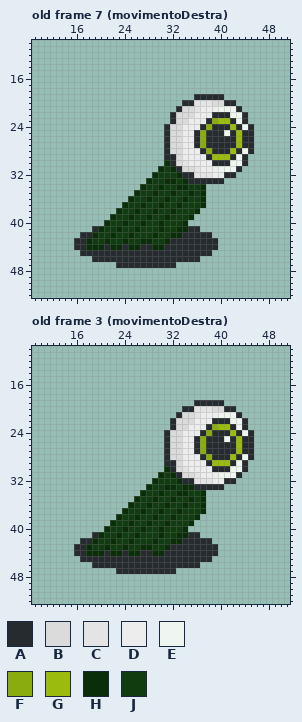
Edited in one commit: pixel-art file (ProgettoGameDevelopment/Assets/Sprites/Parassita/ParassitaProva_Design_E_Animazioni.ase). This is how it looked before the edit.
128x128 pixels, 32 frames. Colours within 5 levels of each other are drawn and written as one. Shown: old frame 7 (movimentoDestra): x 9..51, y 10..52; old frame 3 (movimentoDestra): x 9..51, y 10..52. The commit also changed other frames, which this record leaves out.
Visible layers, top first: "Parassita", "Ombra".
Palette (. is transparent): A #252b2e  B #dbdbdb  C #e4e4e4  D #ededed  E #eff6ef  F #8bac0f  G #9bbc0f  H #0a2e0a  J #113b11
Pixels before, old frame 7 (movimentoDestra), first column x 16:
19 ....................AAAAA.....
20 ..................AACCCBBAA...
21 .................ABBCDDDEEEA..
22 ................ABBBDDDAAAEEA.
23 ................ABBDDDAFGGAEA.
24 ...............ABBDDDAFAAAGAEA
25 ...............ABBDDAFAAAEAGAA
26 ...............ABBDDAFAAAAAGAA
27 ...............ABBDDAFAAAAAGAA
28 ...............ABBDDDAFAAAGAEA
29 ...............AABDDDDAGGGAEA.
30 ...............HABCDDDDAAAEEA.
31 ..............HJHABBCDDDEEEA..
32 .............HJJJHAACCCDDAA...
33 ............HJJHHJHAAAAAA.....
34 ...........HJJHJJHHJJH........
35 ..........HJJHJJHJJHJH........
36 .........HJJHJJHJJHJJH........
37 ........HJJHJJHJJHJJJH........
38 .......HJJHJJHJJHJJJH.........
39 ......HJJHJJHJJHJJJH..........
40 .....HJJHJJHJJHJJJH...........
41 ...AHJJHJJHJJJHJJHHAA.........
42 .AAHJJHJJHJJJHJJHHAAAAA.......
43 AAHJJHJJHJJHHJJHAAAAAAAA......
44 AAHHHAHHAHHAAHHAAAAAAAAA......
45 .AAAAAAAAAAAAAAAAAAAAAA.......
46 ...AAAAAAAAAAAAAAAAAA.........
47 .......AAAAAAAAAA.............
Pixels before, old frame 3 (movimentoDestra), first column x 16:
19 ....................AAAAA.....
20 ..................AACCCBBAA...
21 .................ABBCDDDEEEA..
22 ................ABBBDDDAAAEEA.
23 ................ABBDDDAFGGAEA.
24 ...............ABBDDDAFAAAGAEA
25 ...............ABBDDAFAAAEAGAA
26 ...............ABBDDAFAAAAAGAA
27 ...............ABBDDAFAAAAAGAA
28 ...............ABBDDDAFAAAGAEA
29 ...............AABDDDDAGGGAEA.
30 ...............HABCDDDDAAAEEA.
31 ..............HJHABBCDDDEEEA..
32 .............HJJJHAACCCDDAA...
33 ............HJJHHJHHAAAAA.....
34 ...........HJJHJJHHJJH........
35 ..........HJJHJJHJJHJH........
36 .........HJJHJJHJJHJJH........
37 ........HJJHJJHJJHJJJH........
38 .......HJJHJJHJJHJJJH.........
39 ......HJJHJJHJJHJJJH..........
40 .....HJJHJJHJJHJJJH...........
41 ...AHJJHJJHJJJHJJHHAA.........
42 .AAHJJHJJHJJJHJJHHAAAAA.......
43 AAHJJHJJHJJHHJJHAAAAAAAA......
44 AAHHHAHHAHHAAHHAAAAAAAAA......
45 .AAAAAAAAAAAAAAAAAAAAAA.......
46 ...AAAAAAAAAAAAAAAAAA.........
47 .......AAAAAAAAAA.............
New version:
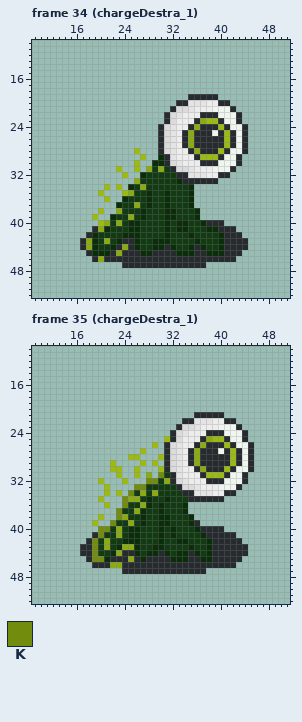
Colours new in this view: K #728d0d
A new or re-ordered frame is compared with the old frame closest to it.
Commit message: Layer tiles e parassita
What changed:
frames 32 -> 39
Changed rows in their new state; - is an unchanged pixel.
Frame 34 (chargeDestra_1) is new; against old frame 7 (movimentoDestra), layers "Parassita", "Ombra":
first column x 16:
19 -------------------A----.-----
20 -----------------A-C--DDA-.---
21 ----------------AB-CD--E--A.--
22 ---------------ABCDD-AA-EE-A.-
23 ---------------ABDD-AFGGAEEA.-
24 --------------ABCD-AF-A-G-EEA.
25 --------------ABCDAF-A-E-G-E-.
26 --------------ABCDAF-A---G-E-.
27 --------------ABCDAF-A---G-E-.
28 ----------G---ABCD-AF-A-G-EEA.
29 -----------G--H-CD--AGG-AEEA.-
30 ----------G--HHABCD--AA-EE-A.-
31 -------G--G-FJF-AB-CD--E--A.--
32 --------G--HJJ---A-C--D-A-.---
33 ----------FJJ--JJHA-----.-----
34 -----G-G-HJF--J--JJH..--------
35 ----G---GFJ-HJ-HJ---..--------
36 -----G--HJ--------JH..--------
37 -------HJ-FJH-JH-J-H..--------
38 ----G--F--JH-J-H--------------
39 ---G-----F-HJ---H--JH---------
40 ----GF-FJHHJ--JH-H-JJHAAA-----
41 ----FH-J-H----JH---JJJHHAAA---
42 -.----J-H-H--J-HJJJHJJJJHAAA--
43 .-FH-F-HAAHJJHH-JJJJHJJJHAAAA-
44 .-F-JJ-AFA-JJ---HJJH-HJJHAAAA-
45 -.-HHH-F---HH----HHH--HHHAAA--
46 ----F----------------AAAAAA---
47 -------.---------AAAAA--------
Frame 35 (chargeDestra_1) is new; against old frame 3 (movimentoDestra), layers "Parassita", "Ombra":
first column x 16:
19 --------------------.....-----
20 ------------------.........---
21 -----------------...AAAAA...--
22 ----------------..AACCCDD-A..-
23 ----------------.A-BC-DDEEEA.-
24 ---------------.A-C--DA--EEEA.
25 ---------------GA---DAFGGAEE-.
26 -------------G---C-------G-EE-
27 -----------G-----C-AFA--E-GAE-
28 ---------GG---G--C-AF-A-------
29 ------G----G-G--BC-AFA-AAAGAEA
30 ------GG--G---GABCD-AFA--GA-EA
31 -------G--G-F-K-ACDDDAGGGA-EA-
32 ----G---G---KK-FABCDDDAAAEEEA-
33 -----G----KKJ--JJABBCDDDEEEA--
34 -----G-G-KJF-FJ--JAACCCDDAA---
35 ----G---KFF-HJ-HJ--AAAAAA-----
36 -----G--KJ-F--HJ---...--------
37 -------KJ-F------JH...--------
38 ----G--KF-JH-JHHJ--H.---------
39 ---G--K--F-HJ-H-----A---------
40 ----KK-FJHHJ----H-JJHAAAA-----
41 ----K--F-H------HJJJJHAAAAA---
42 -.-K-FJ-H-H--JH-J-HJJJHAAAAA--
43 .-AK-F-HFFHJJHHJJJJHJJH-AAAAA-
44 .-AKJJ-F-A-JH-AHJHH-HJH-AAAAA-
45 -.-KKH---F-H----HHH--HHAAAAA--
46 ------FF-------------AAAAAA---
47 -------.---------AAAAA--------
